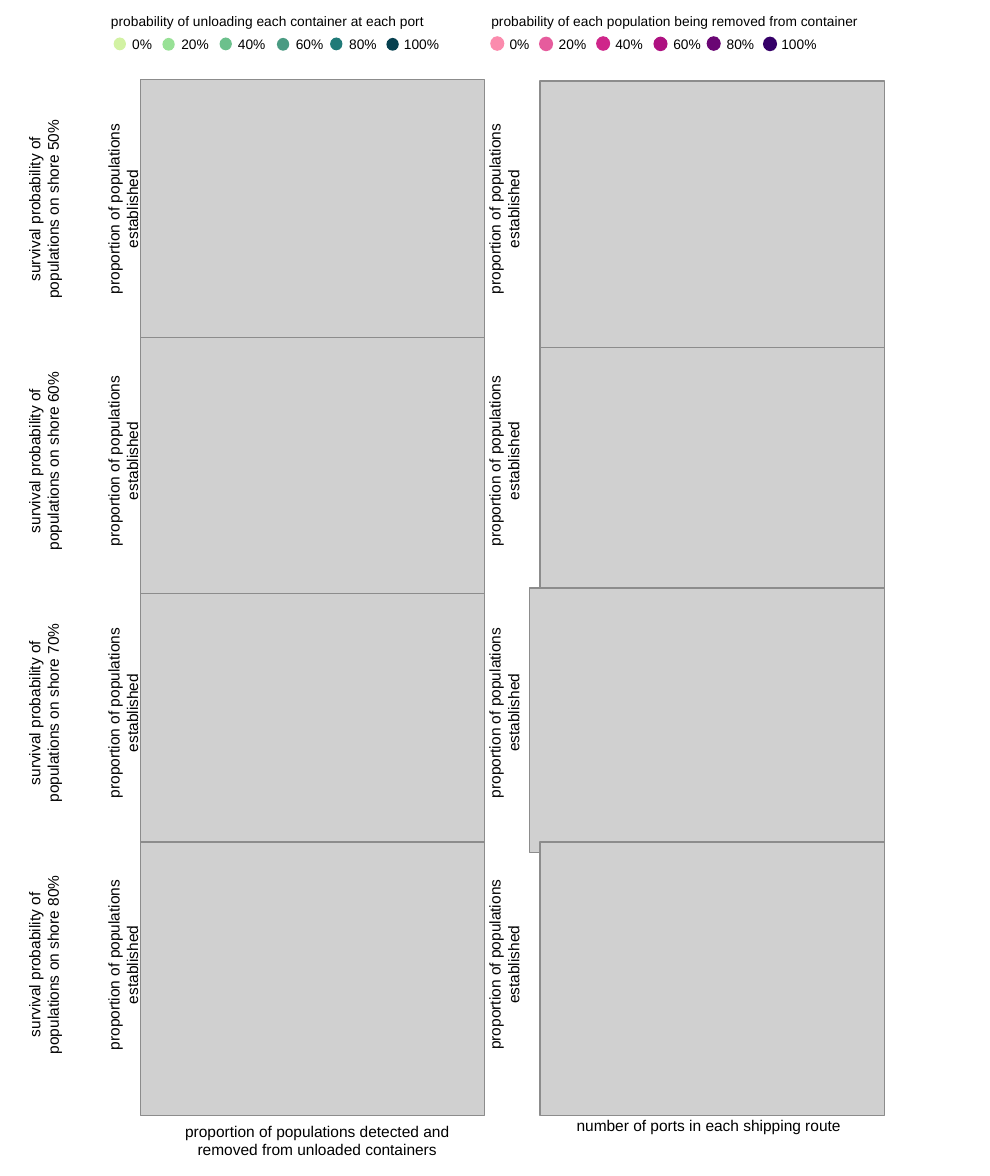
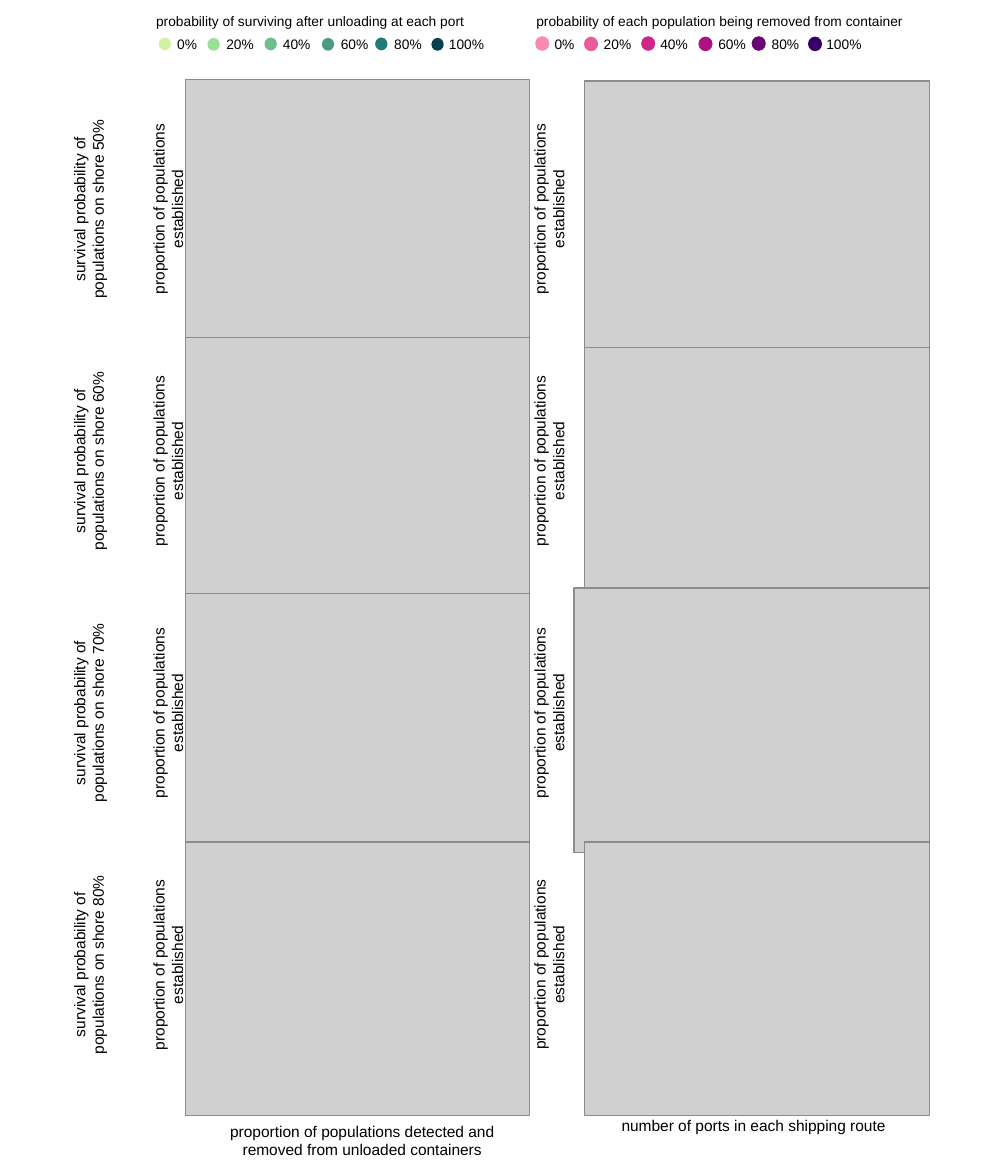
Before and after one commit to jwillou/maritime_transport, a slide deck: slide 1 of Output/sensitivity establish.pptx. Drawn at 990x1176 pixels with LibreOffice and Linux fonts; fonts in the diff are those of the drawing; grey boxes stand for pictures. Boxes give left, top, right and bottom in pixels: in the first picture for what was removed or moved away, otherwise in the second. Text is boxed around its words. In the diff, an @@ line names an element or a change of style, - is before the commit and + after.

```diff
--- a/Output/sensitivity establish.pptx
+++ b/Output/sensitivity establish.pptx
@@ text at [156, 16, 464, 29]: text changed @@
-probability of unloading each container at each port
+probability of surviving after unloading at each port
@@ 27 texts, 12 ellipses, 8 pictures: place and size @@
-27 texts, 12 ellipses, 8 pictures at [26, 16, 885, 1155]
+27 texts, 12 ellipses, 8 pictures at [71, 16, 929, 1155]
```
Also in this commit, not shown: 21 other files.
